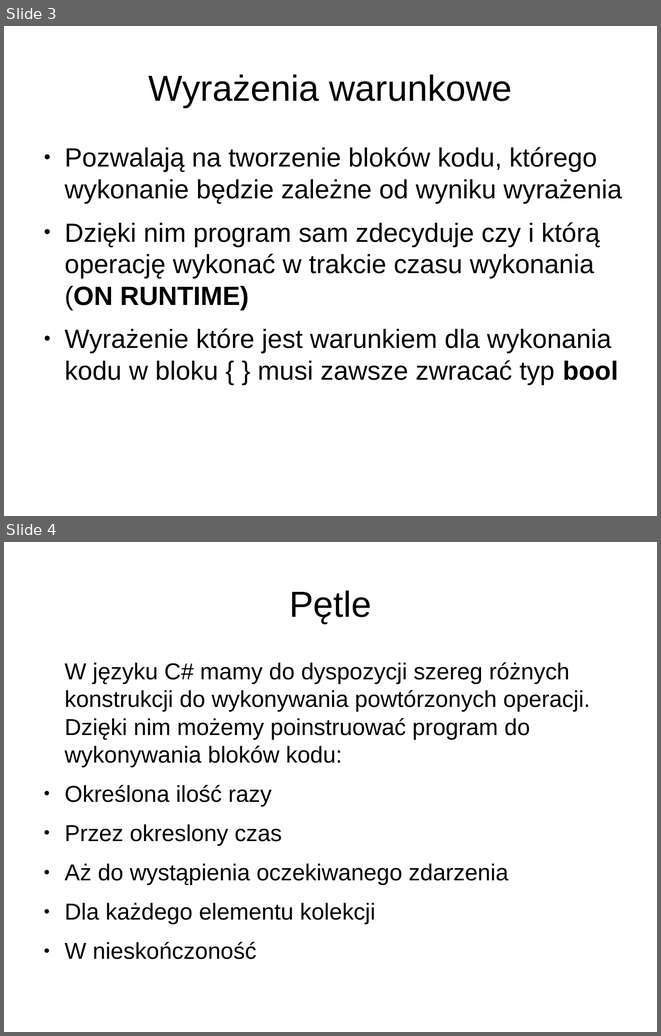
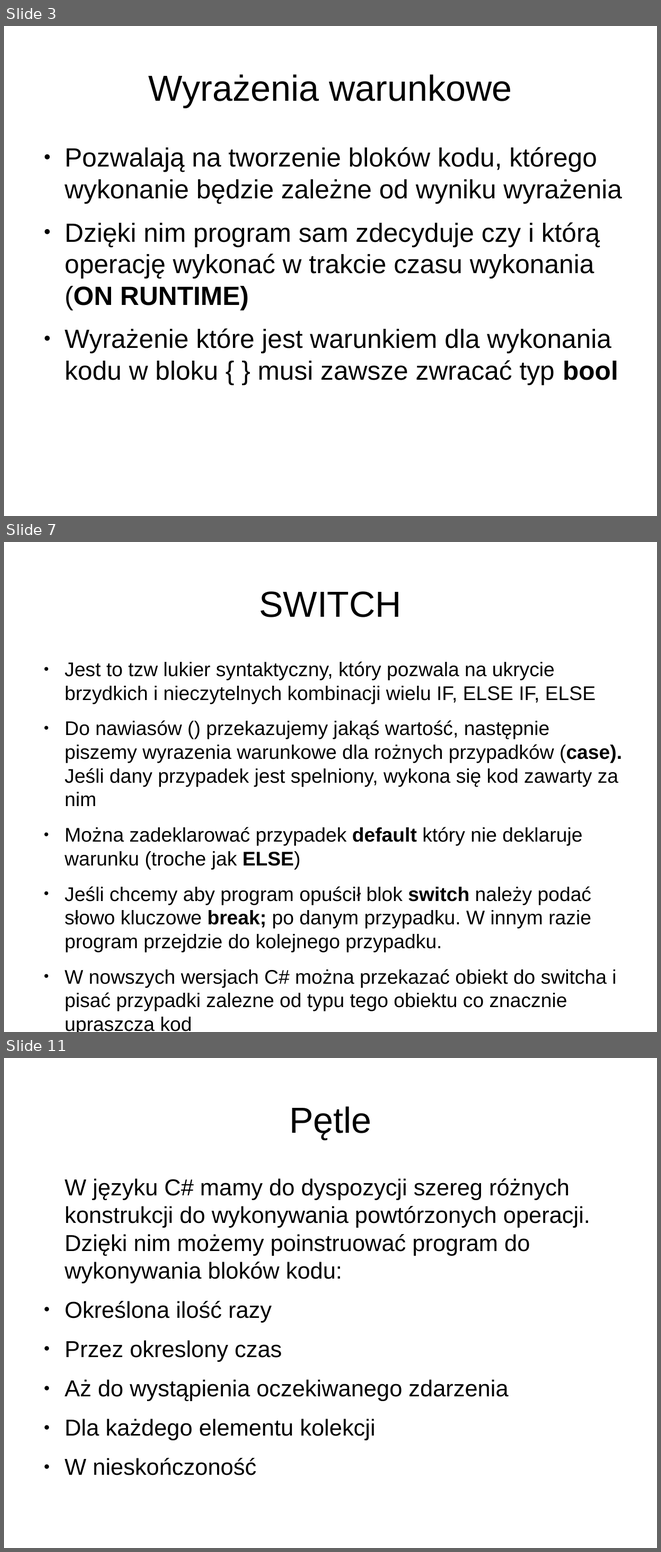
Before and after one commit to pawszo/AkademiaSI, a slide deck: Lekcja4/Prezentacja/Prezentacja.odp. Shown one above the other, each under a label of ours: slides 3 and 4 before the commit, slides 3, 7 and 11 after it; the slides between them are not shown. The pictures are 661x1036 and 661x1552 pixels, drawn with LibreOffice and Linux fonts; fonts in the diff are those of the drawing. Boxes give left, top, right and bottom in pixels: in the first picture for what was removed or moved away, otherwise in the second. Text is boxed around its words. In the diff, an @@ line names an element or a change of style, - is before the commit and + after.

```diff
--- a/Lekcja4/Prezentacja/Prezentacja.odp
+++ b/Lekcja4/Prezentacja/Prezentacja.odp
@@ slide 7 added at (x1=4, y1=542, x2=657, y2=1032), background #FFFFFF @@
@@ title added at (x1=259, y1=591, x2=402, y2=617), 44 pt, text #000000 @@
+SWITCH
@@ text added at (x1=64, y1=661, x2=622, y2=1011), 24 pt, text #000000 @@
+● Jest to tzw lukier syntaktyczny, który pozwala na ukrycie brzydkich i nieczytelnych kombinacji wielu IF, ELSE IF, ELSE
+● Do nawiasów () przekazujemy jakąś wartość, następnie piszemy wyrazenia warunkowe dla rożnych przypadków (case). Jeśli dany przypadek jest spelniony, wykona się kod zawarty za nim
+● Można zadeklarować przypadek default który nie deklaruje warunku (troche jak ELSE)
+● Jeśli chcemy aby program opuścił blok switch należy podać słowo kluczowe break; po danym przypadku. W innym razie program przejdzie do kolejnego przypadku.
+● W nowszych wersjach C# można przekazać obiekt do switcha i pisać przypadki zalezne od typu tego obiektu co znacznie upraszcza kod
@@ what was slide 4 is now slide 11 @@
```
Also in this commit, not shown: 6 other slides added, 5 other files.
